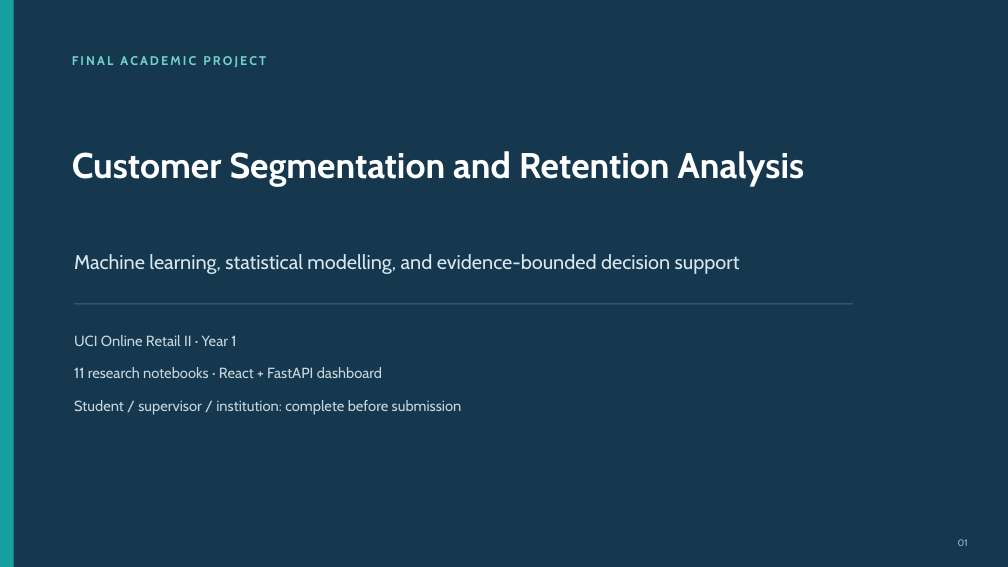
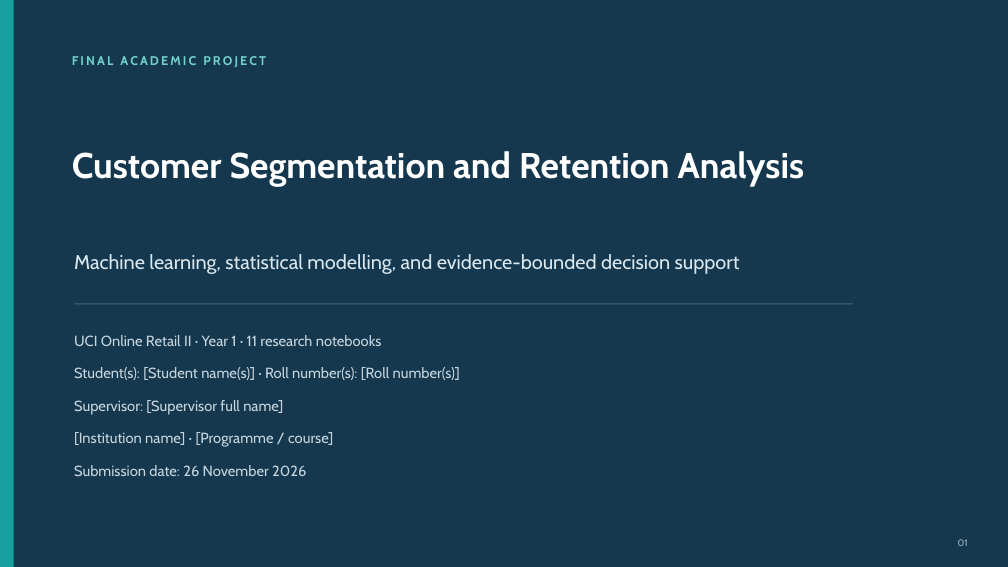
Before and after one commit to Punit-IITPKD/OELP_project, a slide deck: slide 1 of docs/submission/FINAL_PRESENTATION.pptx. Drawn at 1008x567 pixels with LibreOffice and Linux fonts; fonts in the diff are those of the drawing. Boxes give left, top, right and bottom in pixels: in the first picture for what was removed or moved away, otherwise in the second. Text is boxed around its words. In the diff, an @@ line names an element or a change of style, - is before the commit and + after.

```diff
--- a/docs/submission/FINAL_PRESENTATION.pptx
+++ b/docs/submission/FINAL_PRESENTATION.pptx
@@ text at <box>74,335,382,346</box>: text changed @@
-UCI Online Retail II · Year 1
+UCI Online Retail II · Year 1 · 11 research notebooks
@@ text at <box>74,367,460,380</box>: text changed @@
-11 research notebooks · React + FastAPI dashboard
+Student(s): [Student name(s)] · Roll number(s): [Roll number(s)]
@@ text at <box>74,400,283,415</box>: text changed @@
-Student / supervisor / institution: complete before submission
+Supervisor: [Supervisor full name]
@@ text added at <box>74,432,333,447</box>, 14 pt, text #C7D6DE @@
+[Institution name] · [Programme / course]
@@ text added at <box>74,465,306,476</box>, 14 pt, text #C7D6DE @@
+Submission date: 26 November 2026
```
Also in this commit, not shown: 2 other slides changed, 15 other files.
